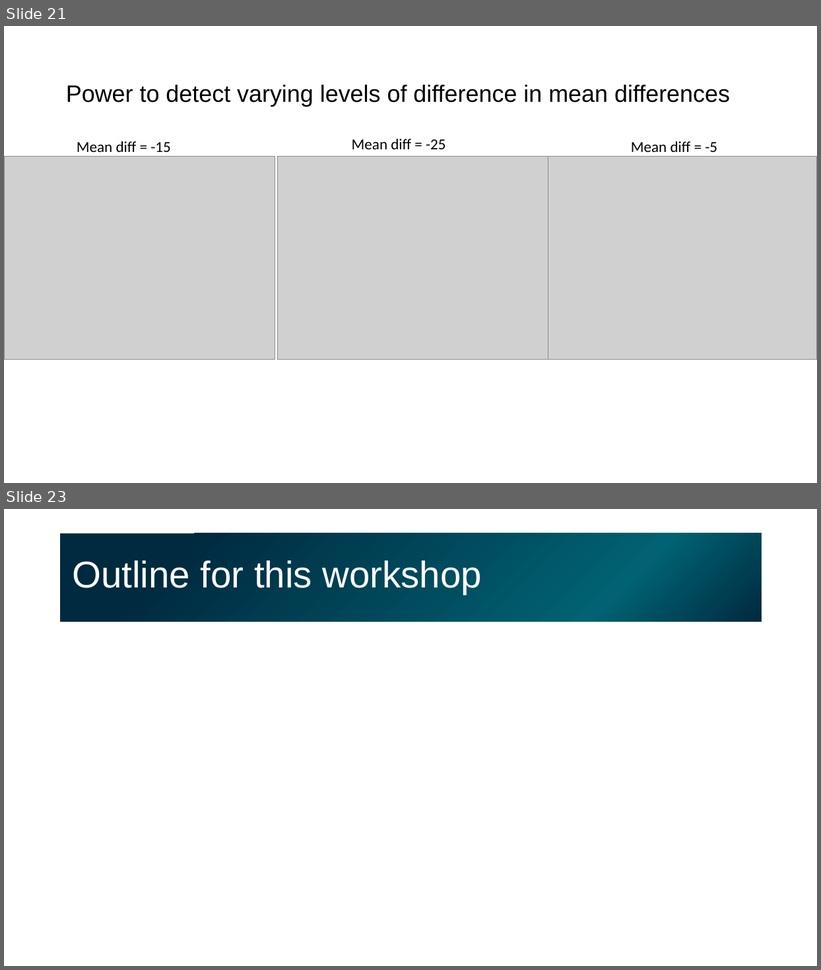
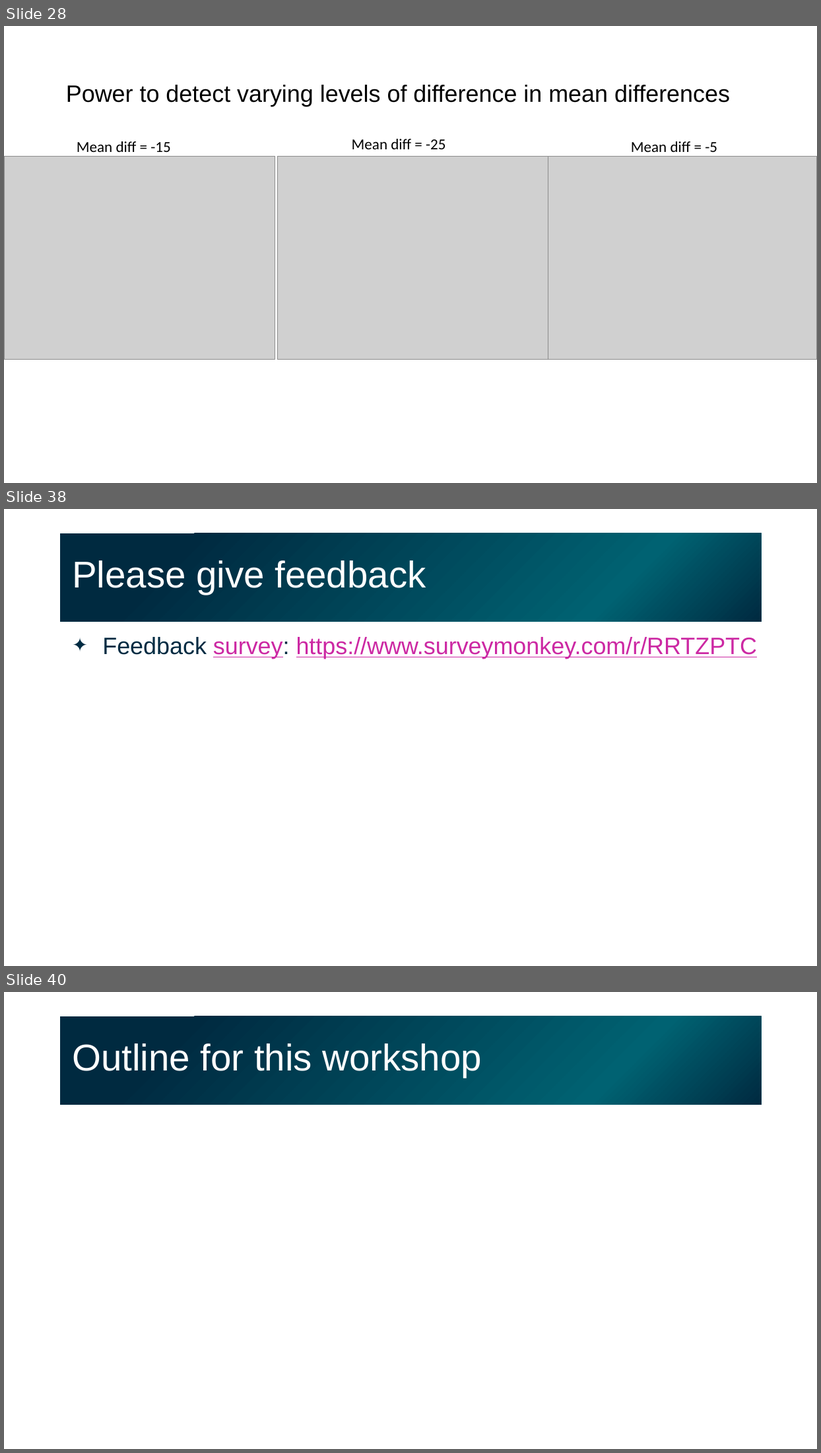
Before and after one commit to gladstone-institutes/Bioinformatics-Workshops, a slide deck: hypothesis-testing/HypothesisTesting.pptx. Shown one above the other, each under a label of ours: slides 21 and 23 before the commit, slides 28, 38 and 40 after it; the slides between them are not shown. The pictures are 821x970 and 821x1453 pixels, drawn with LibreOffice and Linux fonts; fonts in the diff are those of the drawing; grey boxes stand for pictures. Boxes give left, top, right and bottom in pixels: in the first picture for what was removed or moved away, otherwise in the second. Text is boxed around its words. In the diff, an @@ line names an element or a change of style, - is before the commit and + after.

```diff
--- a/hypothesis-testing/HypothesisTesting.pptx
+++ b/hypothesis-testing/HypothesisTesting.pptx
@@ slide 38 added at (4, 509, 817, 966), background #FFFFFF @@
@@ title added at (60, 533, 762, 622), fill gradient #002A40 to #006272, 44 pt, text #FFFFFF @@
+Please give feedback
@@ text added at (102, 637, 758, 659), 28 pt, text #CC28A3, underline @@
+✦ Feedback survey: https://www.surveymonkey.com/r/RRTZPTC
@@ what was slide 21 is now slide 28 @@
@@ what was slide 23 is now slide 40 @@
```
Also in this commit, not shown: 4 slides changed, 17 other slides added, 1 slide removed.
